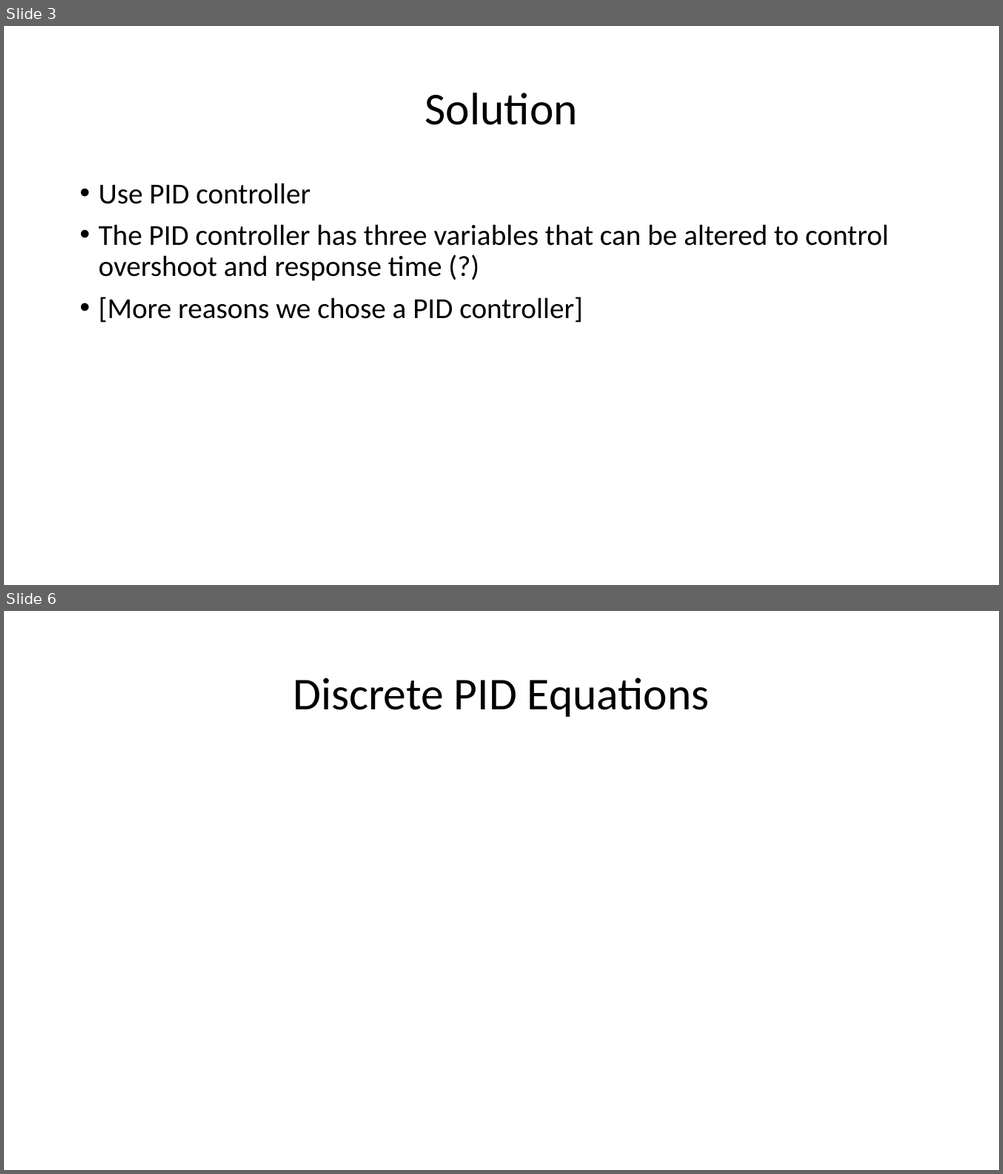
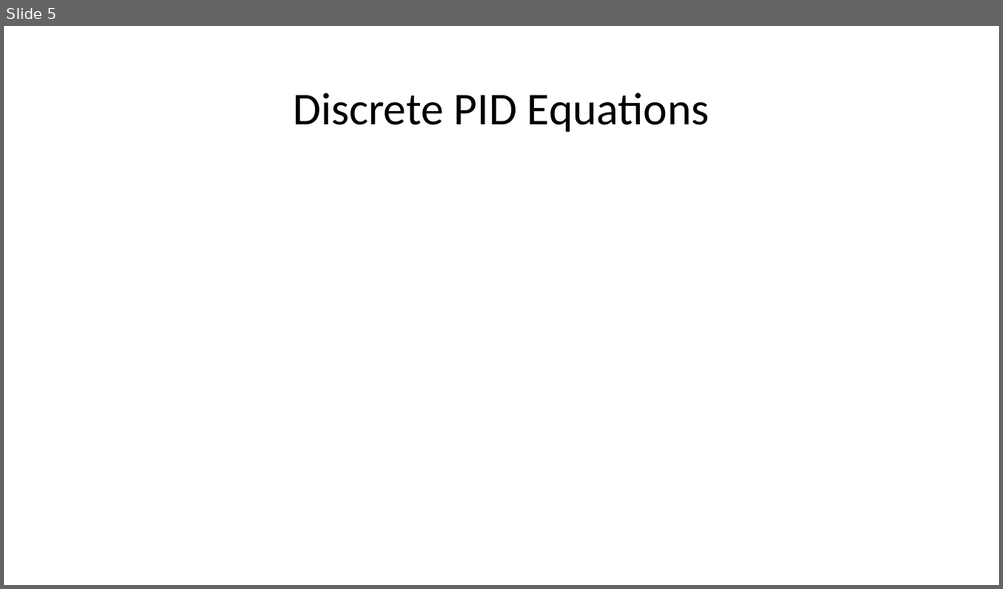
Before and after one commit to jdriscoll7/ELEC_3050, a slide deck: presentation/Final Projection Presentation.pptx. Shown one above the other, each under a label of ours: slides 3 and 6 before the commit, slide 5 after it; the slides between them are not shown. The pictures are 1003x1174 and 1003x589 pixels, drawn with LibreOffice and Linux fonts; fonts in the diff are those of the drawing; grey boxes stand for pictures. Boxes give left, top, right and bottom in pixels: in the first picture for what was removed or moved away, otherwise in the second. Text is boxed around its words. In the diff, an @@ line names an element or a change of style, - is before the commit and + after.

```diff
--- a/presentation/Final Projection Presentation.pptx
+++ b/presentation/Final Projection Presentation.pptx
@@ slide 3 removed at <box>4,26,999,585</box>, background #FFFFFF @@
@@ title removed at <box>425,93,578,125</box> @@
-Solution
@@ text removed at <box>99,183,888,323</box> @@
-• Use PID controller
-• The PID controller has three variables that can be altered to control overshoot and response time (?)
-• [More reasons we chose a PID controller]
@@ what was slide 6 is now slide 5 @@
```
Also in this commit, not shown: 5 slides changed, 5 slides added, 2 other slides removed.
